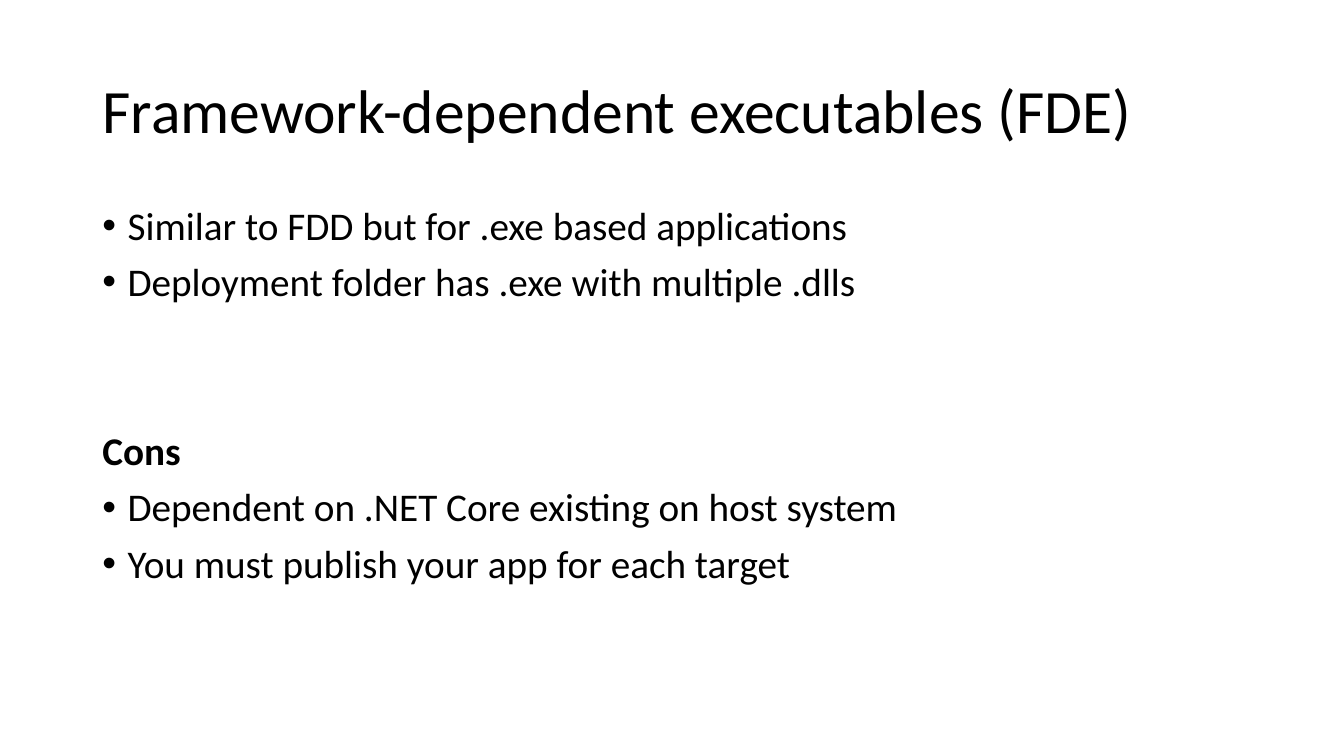
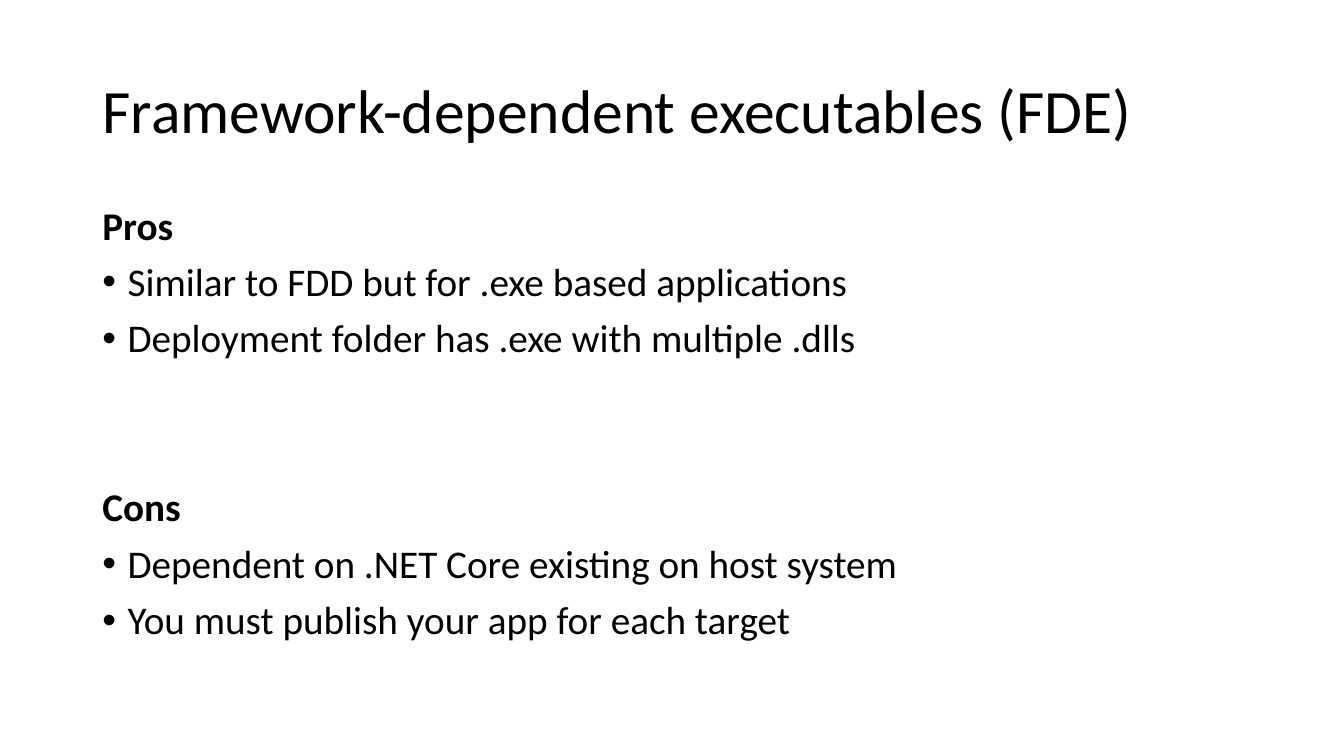
Before and after one commit to isaacrlevin/levin-talks, a slide deck: slide 11 of ASP.NETCoreDeployment/Ship It Good.pptx. Drawn at 1344x756 pixels with LibreOffice and Linux fonts; fonts in the diff are those of the drawing. Boxes give left, top, right and bottom in pixels: in the first picture for what was removed or moved away, otherwise in the second. Text is boxed around its words. In the diff, an @@ line names an element or a change of style, - is before the commit and + after.

```diff
--- a/ASP.NETCoreDeployment/Ship It Good.pptx
+++ b/ASP.NETCoreDeployment/Ship It Good.pptx
@@ text at box(102, 214, 173, 241): paragraph added @@
+Pros
```
Also in this commit, not shown: 5 other slides changed.
